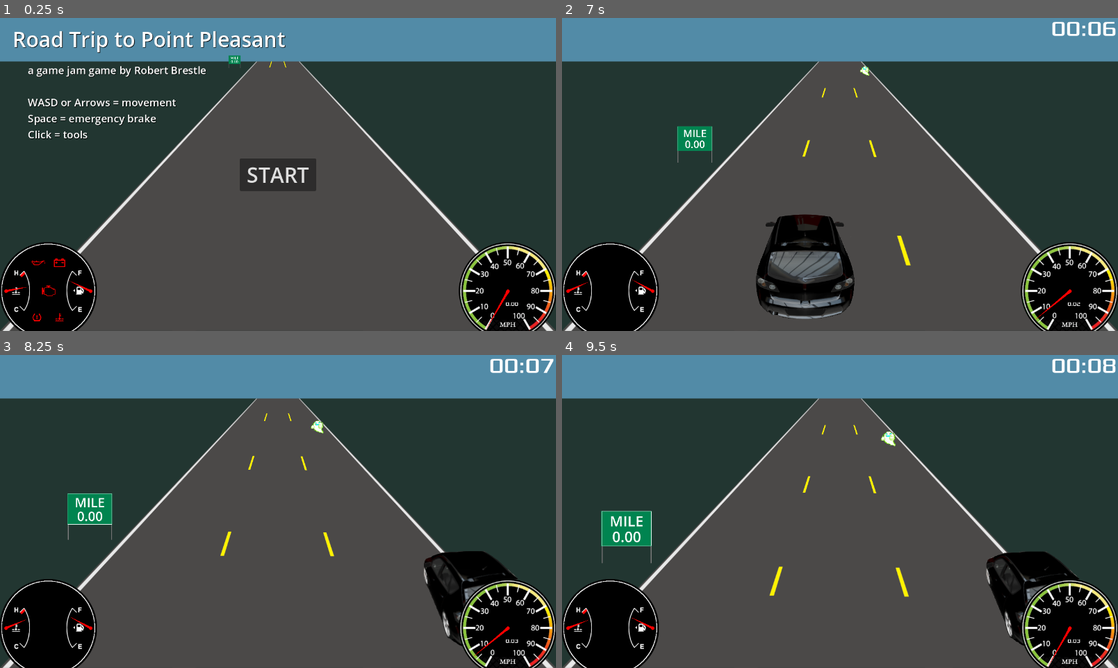
Above: before the commit, frames 1-4 (two rows, left to right).
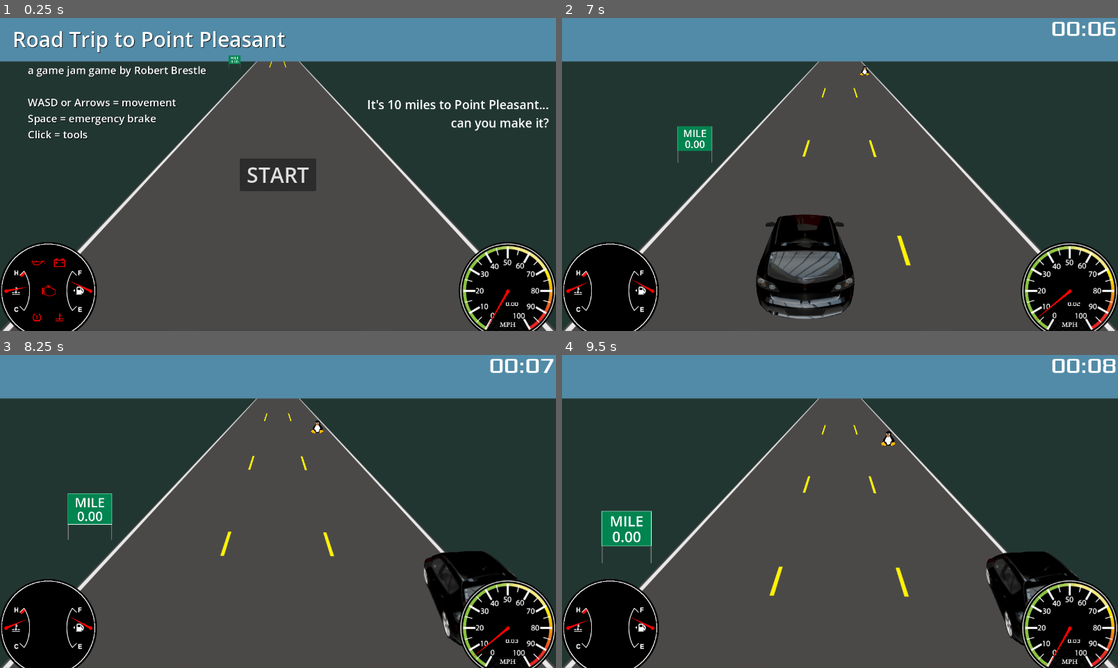
Above: after the commit, the same moments.

Repository: robertbrestle/road-trip-to-point-pleasant
Game: Godot game, scene res://main.tscn
The game is run twice, just before and just after one commit, with the same random seed, the same clock (stepped at 60 frames per second) and the same inputs.
Inputs (mouse positions are in pixels of both pictures, inside the frame that each line leads up to):
- Up to frame 1 (0.25 s): no input
- Up to frame 2 (7 s): click "START" at 0.5 s; tap Enter at 1.25 s; move the mouse to (812, 237) at 1.27 s; hold Up (move_up) 1.28-2.78 s; tap 1 (1) at 1.35, 4.55, 5.1 s; click (812, 237) at 1.42 s; tap 2 (2) at 1.55, 2.1, 5.3, 5.85 s; move the mouse to (1006, 221) at 2.02 s; tap 3 (3) at 2.3, 2.85, 6.05, 6.6 s; move the mouse to (673, 127) at 2.77 s; hold Left (move_left) 2.78-4.28 s; tap 4 (4) at 3.05, 3.6, 6.8 s; move the mouse to (867, 174) at 3.52 s; click (867, 174) at 3.67 s; tap 5 (5) at 3.8, 4.35 s; move the mouse to (756, 96) at 4.27 s; hold Space (e_brake) 4.28-5.03 s; move the mouse to (962, 158) at 5.02 s; hold Right (move_right) 5.03-5.78 s; move the mouse to (728, 190) at 5.77 s; hold Up (move_up) 5.78-6.53 s; click (728, 190) at 5.92 s; move the mouse to (895, 105) at 6.52 s; hold Right (move_right) from 6.53 s (still down)
- Up to frame 3 (8.25 s): keep holding Right (move_right); move the mouse to (250, 574) at 7.27 s; tap 4 (4) at 7.35 s; tap 5 (5) at 7.55, 8.1 s; move the mouse to (444, 558) at 8.02 s; click (444, 558) at 8.17 s
- Up to frame 4 (9.5 s): tap 1 (1) at 8.3, 8.85 s; move the mouse to (673, 464) at 8.77 s; release Right (move_right) at 8.78 s; hold Space (e_brake) from 8.78 s (still down); tap 2 (2) at 9.05 s

The runs differ from the first frame. In frame 1, 0.6% of the frame differs, in the area x 66-99%, y 26-36%; in frame 2, less than 0.1%; in frame 3, less than 0.1%; in frame 4, less than 0.1%.

Commit message:
added mothman; minor cleanup

Diff:
--- a/hud.gd
+++ b/hud.gd
@@ -1,6 +1,7 @@
 extends CanvasLayer
 
 signal start_game
+signal return_menu
 
 const ICON_SIZE: int = 32
 const ICON_OFFSET: int = 48
@@ -19,6 +20,7 @@
 	$SuccessScreen.hide()
 	$ScoreLabel.hide()
 	hide_all_icons()
+	return_menu.emit()
 
 func start_new_game():
 	$TitleScreen.hide()
--- a/hud.tscn
+++ b/hud.tscn
@@ -131,6 +131,16 @@
 theme_override_font_sizes/font_size = 48
 text = " START "
 
+[node name="Label" type="Label" parent="TitleScreen"]
+offset_left = 844.0
+offset_top = 180.0
+offset_right = 1264.0
+offset_bottom = 264.0
+theme_override_font_sizes/font_size = 28
+text = "It's 10 miles to Point Pleasant...
+can you make it?"
+horizontal_alignment = 2
+
 [node name="ScoreLabel" type="Label" parent="."]
 visible = false
 offset_left = 1126.0
--- a/main.gd
+++ b/main.gd
@@ -4,7 +4,7 @@
 @export var static_object_scene: PackedScene
 @export var repair_scene: PackedScene
 
-@export var audio_enabled: bool = false
+@export var audio_enabled: bool = true
 @export var is_paused: bool = false
 
 var player_distance_last_mob_spawn: int
@@ -25,6 +25,7 @@
 
 var sign_texture
 var road_line_texture
+var mothman_texture
 var hit_sounds = []
 var spinout_sound
 var tada_sound
@@ -34,6 +35,7 @@
 	# preload textures
 	sign_texture = preload("res://art/sign.png")
 	road_line_texture = preload("res://art/backgrounds/road_lines_3.png")
+	mothman_texture = preload("res://art/monsters/mothman_big.png")
 	# preload audio clips
 	hit_sounds.push_back(preload("res://audio/hit1.wav"))
 	hit_sounds.push_back(preload("res://audio/hit2.wav"))
@@ -98,7 +100,11 @@
 func _on_mob_timer_timeout():
 	if player_distance_last_mob_spawn + spawn_mob_distance < distance_traveled:
 		player_distance_last_mob_spawn = distance_traveled
-		spawn_mob()
+		if randi_range(0, 10) == 10:
+			spawn_mothman()
+		else:
+			spawn_mob()
+
 	if $Player.is_over_fast_threshold():
 		$MobTimer.wait_time = randf_range(.3, 1)
 	else:
@@ -121,6 +127,26 @@
 
 	add_child(mob)
 
+func spawn_mothman():
+	# create instance of the mob scene
+	var mob = mob_scene.instantiate()
+	mob.add_to_group("static")
+	# is mothman!
+	mob.is_mothman = true
+	mob.mothman_texture = mothman_texture
+	# choose spawn/despawn location
+	var mob_spawn_location = get_node("MobPathStart/MobSpawnLocation")
+	mob_spawn_location.progress_ratio = randf();
+	var mob_despawn_location = get_node("MobPathEnd/MobDespawnLocation")
+	mob_despawn_location.progress_ratio = randf();
+	# set the mob's position to a NON-random location
+	mob.position = mob_spawn_location.position
+	mob.rotation = 0
+	# set velocity - mob script multiplies velocity by player speed
+	mob.linear_velocity = mob_spawn_location.position.direction_to(mob_despawn_location.position)
+
+	add_child(mob)
+
 func spawn_sign(message):
 	var sign = static_object_scene.instantiate()
 	sign.message = message
@@ -216,3 +242,8 @@
 	var nodes = get_tree().get_nodes_in_group("static")
 	for n in nodes.size():
 		nodes[n].visible = enabled
+
+
+func _on_hud_return_menu():
+	if audio_enabled:
+		$Music.play()
--- a/main.tscn
+++ b/main.tscn
@@ -27,7 +27,6 @@
 mob_scene = ExtResource("2_r8yxc")
 static_object_scene = ExtResource("3_7edhw")
 repair_scene = ExtResource("4_vpceu")
-audio_enabled = true
 
 [node name="ColorRect" type="ColorRect" parent="."]
 visible = false
@@ -113,6 +112,7 @@
 
 [connection signal="hit" from="Player" to="." method="_on_player_hit"]
 [connection signal="spinout" from="Player" to="." method="_on_player_spinout"]
+[connection signal="return_menu" from="HUD" to="." method="_on_hud_return_menu"]
 [connection signal="start_game" from="HUD" to="." method="_on_hud_start_game"]
 [connection signal="timeout" from="MobTimer" to="." method="_on_mob_timer_timeout"]
 [connection signal="timeout" from="ScoreTimer" to="." method="_on_score_timer_timeout"]
--- a/mob.gd
+++ b/mob.gd
@@ -2,6 +2,9 @@
 
 @export var playerRef: Player
 var original_linear_velocity: Vector2
+
+var is_mothman: bool = false
+var mothman_texture
 
 const SCALE_END: float = 700
 const VELOCITY_DELAY: float = 0.25
@@ -18,22 +21,30 @@
 	$CollisionShape2D.scale = Vector2(scaled_size, scaled_size)
 
 	# fetch random mob
-	var mob_types = $AnimatedSprite2D.sprite_frames.get_animation_names()
-	$AnimatedSprite2D.play(mob_types[randi() % mob_types.size()])
+	if is_mothman:
+		linear_velocity = original_linear_velocity * 200
+		$AnimatedSprite2D.play("zzz_mothman")
+	else:
+		var mob_types = $AnimatedSprite2D.sprite_frames.get_animation_names()
+		var mob = mob_types[randi() % (mob_types.size() - 1)]
+		$AnimatedSprite2D.play(mob)
 
-	var mob_animations = $AnimationPlayer.get_animation_list()
-	var animation = mob_animations[randi() % mob_animations.size()];
-	$AnimationPlayer.play(animation)
+		var mob_animations = $AnimationPlayer.get_animation_list()
+		var animation = mob_animations[randi() % mob_animations.size()];
+		$AnimationPlayer.play(animation)
 
 
 # Called every frame. 'delta' is the elapsed time since the previous frame.
 func _process(delta):
-	if playerRef.car_speed == 0:
-		linear_velocity = Vector2(0, 0)
-		return
+	# if mothman, keep original velocity
+	if not is_mothman:
+		# if not mothman and speed is 0, stop mob
+		if playerRef.car_speed == 0:
+			linear_velocity = Vector2(0, 0)
+			return
+		# relative velocity
+		linear_velocity = original_linear_velocity * playerRef.car_speed * ((self.global_position.y / 720) * VELOCITY_DELAY)
 
-	# relative velocity
-	linear_velocity = original_linear_velocity * playerRef.car_speed * ((self.global_position.y / 720) * VELOCITY_DELAY)
 
 	$MobLabel.text = "Velocity = " + var_to_str(linear_velocity)
 
--- a/mob.tscn
+++ b/mob.tscn
@@ -1,13 +1,25 @@
-[gd_scene load_steps=12 format=3 uid="uid://bnv04bok0ynml"]
+[gd_scene load_steps=16 format=3 uid="uid://bnv04bok0ynml"]
 
 [ext_resource type="Script" path="res://mob.gd" id="1_yt5cp"]
 [ext_resource type="Texture2D" uid="uid://bkyi6wns7qa8s" path="res://art/monsters/pumpkin.png" id="2_13n50"]
+[ext_resource type="Texture2D" uid="uid://cigud1p0o4blg" path="res://art/monsters/bat.png" id="2_q0d0h"]
 [ext_resource type="Texture2D" uid="uid://qpw1by6tyvf8" path="res://art/monsters/duck.png" id="2_yhkwk"]
 [ext_resource type="Texture2D" uid="uid://dnfv4ir58arav" path="res://art/monsters/ghost.png" id="3_h0ht6"]
 [ext_resource type="Texture2D" uid="uid://bstrh47vti6cs" path="res://art/monsters/skull.png" id="5_r82oh"]
+[ext_resource type="Texture2D" uid="uid://bw7tl2cluhrql" path="res://art/monsters/richard.png" id="6_fk7do"]
+[ext_resource type="Texture2D" uid="uid://b8oix6xqsguvg" path="res://art/monsters/mothman_big.png" id="6_xk2uc"]
+[ext_resource type="Texture2D" uid="uid://b25gk4c36w4hp" path="res://art/monsters/tux.png" id="8_ryvdl"]
 
 [sub_resource type="SpriteFrames" id="SpriteFrames_h52o2"]
 animations = [{
+"frames": [{
+"duration": 1.0,
+"texture": ExtResource("2_q0d0h")
+}],
+"loop": true,
+"name": &"bat",
+"speed": 5.0
+}, {
 "frames": [{
 "duration": 1.0,
 "texture": ExtResource("2_yhkwk")
@@ -34,10 +46,34 @@
 }, {
 "frames": [{
 "duration": 1.0,
+"texture": ExtResource("6_fk7do")
+}],
+"loop": true,
+"name": &"richard",
+"speed": 5.0
+}, {
+"frames": [{
+"duration": 1.0,
 "texture": ExtResource("5_r82oh")
 }],
 "loop": true,
 "name": &"skull",
+"speed": 5.0
+}, {
+"frames": [{
+"duration": 1.0,
+"texture": ExtResource("8_ryvdl")
+}],
+"loop": true,
+"name": &"tux",
+"speed": 5.0
+}, {
+"frames": [{
+"duration": 1.0,
+"texture": ExtResource("6_xk2uc")
+}],
+"loop": true,
+"name": &"zzz_mothman",
 "speed": 5.0
 }]
 
@@ -95,7 +131,7 @@
 
 [node name="AnimatedSprite2D" type="AnimatedSprite2D" parent="."]
 sprite_frames = SubResource("SpriteFrames_h52o2")
-animation = &"skull"
+animation = &"ghost"
 
 [node name="CollisionShape2D" type="CollisionShape2D" parent="."]
 position = Vector2(0.5, -0.5)
@@ -103,6 +139,7 @@
 
 [node name="AnimationPlayer" type="AnimationPlayer" parent="."]
 root_node = NodePath("../AnimatedSprite2D")
+autoplay = "default"
 libraries = {
 "": SubResource("AnimationLibrary_bmt8a")
 }
Binary file changed: art/monsters/bat.png
Binary file added: art/monsters/mothman.png
Not shown, added: art/monsters/mothman.png.import
Binary file added: art/monsters/mothman_big.png
Not shown, added: art/monsters/mothman_big.png.import
Binary file added: art/monsters/richard.png
Not shown, added: art/monsters/richard.png.import
Binary file added: art/monsters/tux.png
Not shown, added: art/monsters/tux.png.import
Not shown: 2 places in mob.tscn that only renumber resources
